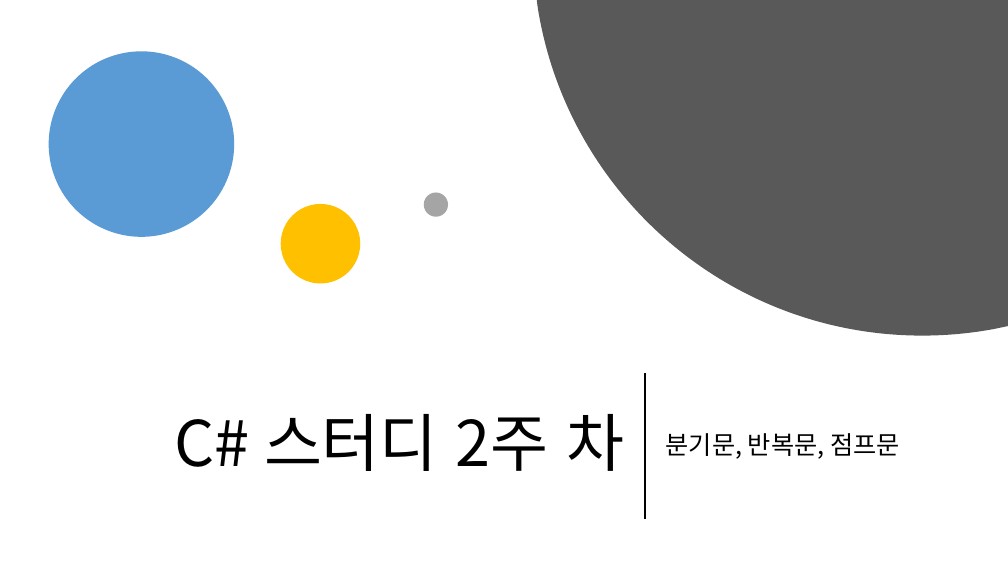
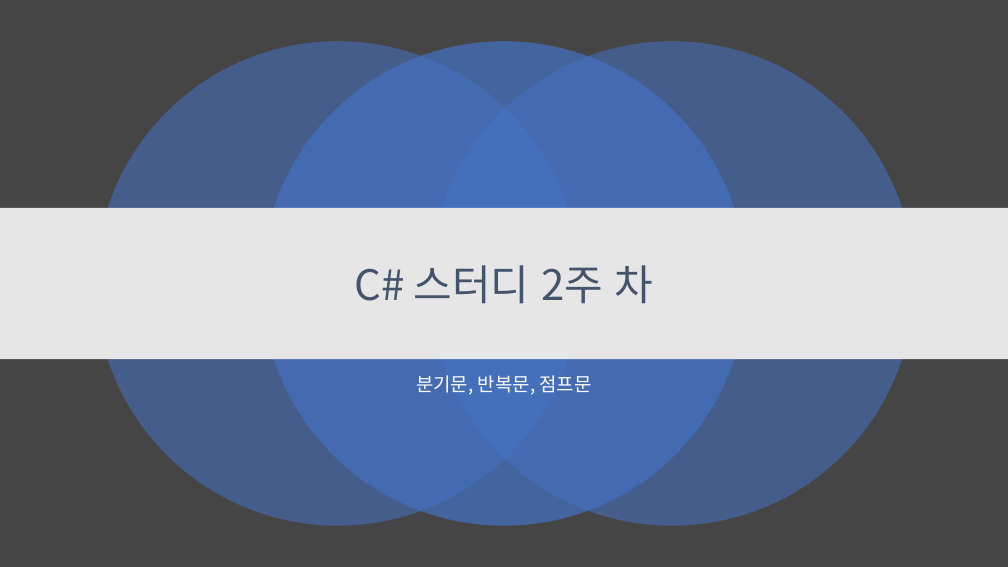
Before and after one commit to kjh99660/Study_powerpoint, a slide deck: slide 1 of c# 스터디 2주 차.pptx. Drawn at 1008x567 pixels with LibreOffice and Linux fonts; fonts in the diff are those of the drawing. Boxes give left, top, right and bottom in pixels: in the first picture for what was removed or moved away, otherwise in the second. Text is boxed around its words. In the diff, an @@ line names an element or a change of style, - is before the commit and + after.

```diff
--- a/c# 스터디 2주 차.pptx
+++ b/c# 스터디 2주 차.pptx
@@ background #FFFFFF to #454545 @@
@@ freeform shape removed at box(537, 0, 1008, 336) @@
@@ ellipse removed at box(48, 51, 234, 237) @@
@@ ellipse added at box(95, 42, 580, 526), fill #4472C4 at 55% opacity @@
@@ ellipse added at box(262, 42, 746, 526), fill #4472C4 at 70% opacity @@
@@ ellipse added at box(430, 42, 914, 526), fill #4472C4 at 55% opacity @@
@@ rectangle added at box(0, 208, 1008, 359), fill #E7E6E6 @@
@@ ellipse removed at box(281, 204, 360, 284) @@
@@ ellipse removed at box(424, 193, 448, 217) @@
@@ title "C# 스터디 2주 차": place and size @@
-title "C# 스터디 2주 차" at box(175, 414, 624, 471)
+title "C# 스터디 2주 차" at box(354, 265, 654, 304)
@@ title "C# 스터디 2주 차" at box(354, 265, 654, 304): size 60 to 40 pt, text colour #000000 to #44546A; alignment right to centre @@
@@ subtitle "분기문, 반복문, 점프문": place and size @@
-subtitle "분기문, 반복문, 점프문" at box(666, 433, 900, 459)
+subtitle "분기문, 반복문, 점프문" at box(416, 375, 592, 395)
@@ subtitle "분기문, 반복문, 점프문" at box(416, 375, 592, 395): size 24 to 18 pt, text colour #000000 to #FFFFFF; alignment left to centre; vertical alignment middle to top @@
@@ line removed from (645, 374) to (645, 518) @@
```
Also in this commit, not shown: 7 other files.
